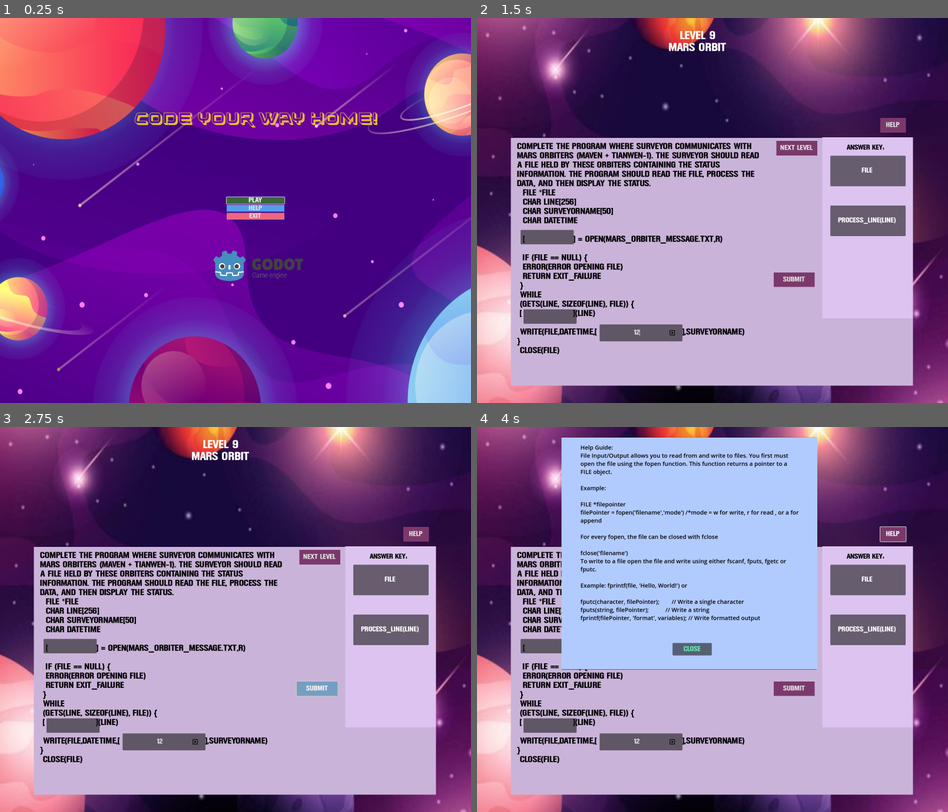
Above: before the commit, frames 1-4 (two rows, left to right).
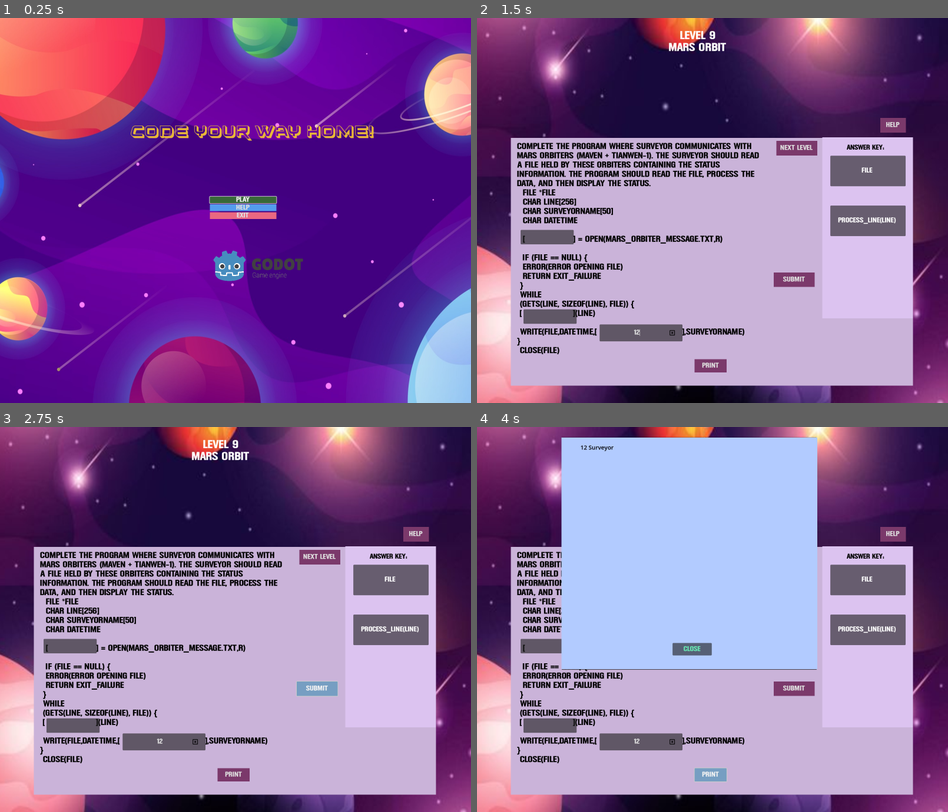
Above: after the commit, the same moments.

Repository: amenaly/SeniorProjectGame
Game: Godot game, scene res://menu.tscn
Same seed, same stepped clock (60 frames per second), same inputs: the game is played once before the commit and once after it.
Inputs (mouse positions are in pixels of both pictures, inside the frame that each line leads up to):
- Up to frame 1 (0.25 s): no input
- Up to frame 2 (1.5 s): click "Play" at 0.5 s; click (641, 333) at 1.27 s; type "12" at 1.35 s
- Up to frame 3 (2.75 s): click "Submit" at 2 s
- Up to frame 4 (4 s): click "Help" at 2.75 s; click (712, 773) at 3.5 s, where only the run after the commit has a clickable "Print"

The runs differ from the first frame. In frame 1, 2.4% of the frame differs, in the area x 27-81%, y 24-53%; in frame 2, 0.2%; in frame 3, 0.2%; in frame 4, 2.9%, in the area x 18-92%, y 4-93%.

Commit message:
Updates to Files
Need to still work on json files format

Diff:
--- a/EndCertificate.tscn
+++ b/EndCertificate.tscn
@@ -1,10 +1,11 @@
-[gd_scene load_steps=12 format=3 uid="uid://b0qmc0tqpyth2"]
+[gd_scene load_steps=13 format=3 uid="uid://b0qmc0tqpyth2"]
 
 [ext_resource type="Script" path="res://EndCertificate.gd" id="1_nxhmc"]
 [ext_resource type="Texture2D" uid="uid://8xw2usp5jq6p" path="res://Images/gradient-galaxy-background-free-vector.jpg" id="2_lyj5i"]
 [ext_resource type="Texture2D" uid="uid://dh7b7ql5650hw" path="res://Images/logo_large_color_light.png" id="3_w32s0"]
 [ext_resource type="FontFile" uid="uid://dkppgt0hpuagh" path="res://fonts/Robot Go.ttf" id="3_wknm3"]
 [ext_resource type="FontFile" uid="uid://dh03pk2mxd65v" path="res://fonts/BruceForeverRegular-X3jd2.ttf" id="4_iaukb"]
+[ext_resource type="FontFile" uid="uid://b7n2neqcfe60n" path="res://fonts/FutureTech.ttf" id="6_ie8ju"]
 
 [sub_resource type="StyleBoxFlat" id="StyleBoxFlat_6cvlu"]
 bg_color = Color(0.483528, 0.222421, 0.420953, 1)
@@ -36,14 +37,15 @@
 metadata/_edit_use_anchors_ = true
 
 [node name="RichTextLabel" type="RichTextLabel" parent="."]
-offset_left = 102.0
-offset_top = 442.0
-offset_right = 1592.0
-offset_bottom = 698.0
-theme_override_colors/default_color = Color(0.929412, 0.87451, 0.364706, 1)
-theme_override_fonts/normal_font = ExtResource("4_iaukb")
-theme_override_font_sizes/normal_font_size = 82
-text = "Thank you for Playing!"
+offset_left = 98.0
+offset_top = 452.0
+offset_right = 1486.0
+offset_bottom = 708.0
+theme_override_colors/default_color = Color(0.954634, 0.676718, 0.656374, 1)
+theme_override_fonts/normal_font = ExtResource("4_iaukb")
+theme_override_font_sizes/normal_font_size = 60
+text = "Congratulations on restoring
+   communication to Earth"
 
 [node name="NameLabel" type="RichTextLabel" parent="."]
 offset_left = 525.0
@@ -188,7 +190,26 @@
 theme_override_styles/hover = SubResource("StyleBoxFlat_ieko8")
 text = "Main Menu"
 
+[node name="TitleLabel" type="Label" parent="."]
+anchors_preset = 8
+anchor_left = 0.5
+anchor_top = 0.5
+anchor_right = 0.5
+anchor_bottom = 0.5
+offset_left = 346.0
+offset_top = 206.0
+offset_right = 1184.0
+offset_bottom = 266.0
+grow_horizontal = 2
+grow_vertical = 2
+theme_override_colors/font_color = Color(0.914733, 0.723172, 0.210425, 1)
+theme_override_colors/font_shadow_color = Color(0.941176, 0.752941, 0.247059, 1)
+theme_override_fonts/font = ExtResource("6_ie8ju")
+theme_override_font_sizes/font_size = 60
+text = "Code Your Way Home!"
+horizontal_alignment = 1
+
 [connection signal="pressed" from="NextLevel" to="." method="_on_next_level_pressed"]
+[connection signal="pressed" from="HelpButton" to="." method="_on_help_button_pressed"]
 [connection signal="pressed" from="HelpButton" to="." method="_on_button_2_pressed"]
-[connection signal="pressed" from="HelpButton" to="." method="_on_help_button_pressed"]
 [connection signal="pressed" from="Button" to="." method="_on_button_pressed"]
--- a/JsonFiles/Level7.json
+++ b/JsonFiles/Level7.json
@@ -8,15 +8,14 @@
 
 	  PRINT(Enter the names of 5 objects:)
 
-	  FOR (i = 0; i < 5; i++) {
-		PRINT(Enter name of objects [i+1]: )
-		GET([        ], objects[i])
+	  FOR i = 0 to 4 by 1
+	   PRINT(Enter name of objects [i+1]: )
+	   GET        , objects[i]
 
-	  }
+
 	  PRINT(Names of object entered)
-	  FOR (i = 0; i < 5; i++) {
-		PRINT([      ])
-	  }
+	  FOR i = 0 to 4 by 1
+	   PRINT
 	  ",
 	  "answers": ["objects[i]", "-"]
 	}
--- a/Level11.gd
+++ b/Level11.gd
@@ -8,6 +8,7 @@
 var answer_labels = []
 
 var errorlabel : Label
+var errorlabel2 : Label
 var sentence_label : Label
 var drop_boxes = []
 
@@ -31,6 +32,7 @@
 #Initialize reference
 	sentence_label = $SentenceLabel
 	errorlabel = $ErrorNext
+	errorlabel2 = $errorlabel2
 	#read to JSON file
 	load_level_data("res://JsonFiles/Level11.json")
 	load_question(0) #Call function
@@ -140,11 +142,11 @@
 func display_error(message: String):
 	errorlabel.text = message
 
-
+func display_PrintError(message: String):
+	errorlabel2.text = message
 
 func _on_submit_button_pressed():
 	check_answers()
-
 
 func _on_next_level_pressed():
 	if current_question_index >= questions.size():
@@ -152,6 +154,15 @@
 	else:
 		display_error("Complete all questions before moving to the next level.")
 
-
 func _on_help_button_pressed():
 	help_guide()
+
+func _on_print_button_pressed():
+	var text_to_show = $WriteInput/Panel/Input.text
+	if text_to_show == "":
+		display_PrintError("Input cannot be empty!")
+	else:
+		display_PrintError("")
+		var new_pop_up = preload("res://PopUp.tscn").instantiate()
+		new_pop_up.text_to_show = text_to_show + " Surveyor"
+		add_child(new_pop_up)
--- a/Level11.tscn
+++ b/Level11.tscn
@@ -23,6 +23,12 @@
 
 [sub_resource type="StyleBoxFlat" id="StyleBoxFlat_chmhn"]
 bg_color = Color(0.629165, 0.726153, 0.831994, 1)
+
+[sub_resource type="StyleBoxFlat" id="StyleBoxFlat_s8dc7"]
+bg_color = Color(0.482353, 0.223529, 0.419608, 1)
+
+[sub_resource type="StyleBoxFlat" id="StyleBoxFlat_3ldlq"]
+bg_color = Color(0.462745, 0.619608, 0.760784, 1)
 
 [node name="Level11" type="Node2D"]
 script = ExtResource("1_4xbae")
@@ -161,8 +167,29 @@
 offset_right = 706.0
 offset_bottom = 1113.0
 
+[node name="errorlabel2" type="Label" parent="."]
+offset_left = 875.0
+offset_top = 1166.0
+offset_right = 1040.0
+offset_bottom = 1252.0
+theme_override_colors/font_color = Color(0, 0, 0, 1)
+theme_override_fonts/font = ExtResource("3_rfctg")
+autowrap_mode = 3
+
+[node name="PrintButton" type="Button" parent="."]
+offset_left = 749.0
+offset_top = 1177.0
+offset_right = 859.0
+offset_bottom = 1223.0
+theme_override_fonts/font = ExtResource("3_rfctg")
+theme_override_font_sizes/font_size = 20
+theme_override_styles/normal = SubResource("StyleBoxFlat_s8dc7")
+theme_override_styles/hover = SubResource("StyleBoxFlat_3ldlq")
+text = "Print"
+
 [connection signal="pressed" from="SubmitButton" to="." method="_on_button_pressed"]
 [connection signal="pressed" from="SubmitButton" to="." method="_on_submit_button_pressed"]
 [connection signal="pressed" from="NextLevel" to="." method="_on_next_level_pressed"]
+[connection signal="pressed" from="HelpButton" to="." method="_on_help_button_pressed"]
 [connection signal="pressed" from="HelpButton" to="." method="_on_button_2_pressed"]
-[connection signal="pressed" from="HelpButton" to="." method="_on_help_button_pressed"]
+[connection signal="pressed" from="PrintButton" to="." method="_on_print_button_pressed"]
--- a/Level1_2.gd
+++ b/Level1_2.gd
@@ -8,6 +8,7 @@
 var answer_labels = []
 
 var errorlabel : Label
+var errorlabel2 : Label
 var sentence_label : Label
 var drop_boxes = []
 
@@ -23,6 +24,7 @@
 #Initialize reference
 	sentence_label = $sentencelabel
 	errorlabel = $errorlabel
+	errorlabel2 = $errorlabel2
 
 	#read to JSON file
 	load_level_data("res://Lvl1_2Questions.json")
@@ -100,11 +102,6 @@
 	add_child(answer_block)
 	print("Answer block created with answer:", answers[index])  # Debugging
 
-#func display_image():
-	#var new_pop_up = preload("res://PopUp.tscn").instantiate()
-	##new_pop_up.text_to_show = text_to_show
-	#new_pop_up.TextureRect = load("res://Images/GreenBackground.png")
-	#add_child(new_pop_up)
 
 #clear text drop box
 func clear_drop_boxes():
@@ -146,9 +143,37 @@
 func display_error(message: String):
 	errorlabel.text = message
 
+func display_PrintError(message: String):
+	errorlabel2.text = message
+
 func _on_submitbutton_pressed():
 	check_answers() # Call Check Function
 
-
 func _on_help_button_pressed():
 	help_guide()
+
+func _on_print_button_pressed():
+	if text_to_show == "":
+		display_PrintError("Input cannot be empty!")
+	else:
+		display_PrintError("")
+		var text_to_show : String = "
+			 _  _
+			/  //  //
+		   /        //
+		  /          /
+		  /          /
+		  /    __    /
+		  /   |__|   /
+		   /        /
+			/__//__/
+			  ||||
+			  ||||
+			  ||||
+			 /||||//
+			/ |||| /
+		   /  ||||  /
+		  /   ||||   /"
+		var new_pop_up = preload("res://PopUp.tscn").instantiate()
+		new_pop_up.text_to_show = text_to_show
+		add_child(new_pop_up)
--- a/Level1_2.tscn
+++ b/Level1_2.tscn
@@ -1,8 +1,9 @@
-[gd_scene load_steps=11 format=3 uid="uid://dh3djdbe1os5g"]
+[gd_scene load_steps=14 format=3 uid="uid://dh3djdbe1os5g"]
 
 [ext_resource type="Script" path="res://Level1_2.gd" id="1_pit4b"]
 [ext_resource type="Texture2D" uid="uid://bw18i0qlsih4f" path="res://Images/darkgalaxy.jpg" id="2_q4xli"]
 [ext_resource type="FontFile" uid="uid://dkppgt0hpuagh" path="res://fonts/Robot Go.ttf" id="2_sdl33"]
+[ext_resource type="Texture2D" uid="uid://b6ho0naut2het" path="res://Images/charon1.png" id="5_ft43v"]
 [ext_resource type="PackedScene" uid="uid://dyjpk0iwb3kpd" path="res://large_texture.tscn" id="5_hb1y2"]
 
 [sub_resource type="StyleBoxFlat" id="StyleBoxFlat_3tr0j"]
@@ -22,6 +23,12 @@
 
 [sub_resource type="StyleBoxFlat" id="StyleBoxFlat_ng2hm"]
 bg_color = Color(0.662745, 0.513726, 0.878431, 1)
+
+[sub_resource type="StyleBoxFlat" id="StyleBoxFlat_xem0j"]
+bg_color = Color(0.249467, 0.228224, 0.573496, 1)
+
+[sub_resource type="StyleBoxFlat" id="StyleBoxFlat_0qo5k"]
+bg_color = Color(0.618468, 0.588719, 0.919688, 1)
 
 [node name="Node2D" type="Node2D"]
 script = ExtResource("1_pit4b")
@@ -140,6 +147,36 @@
 text = "Help"
 metadata/_edit_use_anchors_ = true
 
+[node name="TextureRect2" type="TextureRect" parent="."]
+offset_left = 137.0
+offset_top = 95.0
+offset_right = 416.0
+offset_bottom = 380.0
+texture = ExtResource("5_ft43v")
+
+[node name="errorlabel2" type="Label" parent="."]
+offset_left = 700.0
+offset_top = 1097.0
+offset_right = 865.0
+offset_bottom = 1183.0
+theme_override_colors/font_color = Color(0.195503, 0.107108, 0.305513, 1)
+theme_override_fonts/font = ExtResource("2_sdl33")
+autowrap_mode = 3
+metadata/_edit_use_anchors_ = true
+
+[node name="PrintButton" type="Button" parent="."]
+offset_left = 574.0
+offset_top = 1108.0
+offset_right = 684.0
+offset_bottom = 1154.0
+theme_override_fonts/font = ExtResource("2_sdl33")
+theme_override_font_sizes/font_size = 20
+theme_override_styles/normal = SubResource("StyleBoxFlat_xem0j")
+theme_override_styles/hover = SubResource("StyleBoxFlat_0qo5k")
+text = "Print"
+metadata/_edit_use_anchors_ = true
+
 [connection signal="pressed" from="submitbutton" to="." method="_on_submitbutton_pressed"]
 [connection signal="pressed" from="nextquestion" to="." method="_on_nextquestion_pressed"]
 [connection signal="pressed" from="HelpButton" to="." method="_on_help_button_pressed"]
+[connection signal="pressed" from="PrintButton" to="." method="_on_print_button_pressed"]
--- a/Level2.gd
+++ b/Level2.gd
@@ -163,8 +163,8 @@
 	else:
 		display_PrintError("")
 		var text_to_show : String = "Satellite: Surveyor
-									Years in Space: 15 years
-									Distance from Earth: 3.17 billion mi"
+Years in Space: 15 years
+Distance from Earth: 3.17 billion mi"
 		var new_pop_up = preload("res://PopUp.tscn").instantiate()
 		new_pop_up.text_to_show = text_to_show
 		add_child(new_pop_up)
--- a/Level2.tscn
+++ b/Level2.tscn
@@ -1,9 +1,10 @@
-[gd_scene load_steps=13 format=3 uid="uid://dx0iq2jaeu1gp"]
+[gd_scene load_steps=14 format=3 uid="uid://dx0iq2jaeu1gp"]
 
 [ext_resource type="Script" path="res://Level2.gd" id="1_swatg"]
 [ext_resource type="Texture2D" uid="uid://bvfswxxeljugx" path="res://Images/gradient-galaxy-background_23-2148983655.jpg" id="2_0dvnr"]
 [ext_resource type="FontFile" uid="uid://dkppgt0hpuagh" path="res://fonts/Robot Go.ttf" id="3_ehwrx"]
 [ext_resource type="PackedScene" uid="uid://deyvy83bi0rnp" path="res://texture_rect.tscn" id="4_2g16j"]
+[ext_resource type="Texture2D" uid="uid://cvaickdcfw1eo" path="res://Images/Neptune1.png" id="5_85uw7"]
 
 [sub_resource type="StyleBoxFlat" id="StyleBoxFlat_puj8m"]
 bg_color = Color(0.235294, 0.231373, 0.521569, 1)
@@ -200,6 +201,13 @@
 autowrap_mode = 3
 metadata/_edit_use_anchors_ = true
 
+[node name="TextureRect" type="TextureRect" parent="."]
+offset_left = 126.0
+offset_top = 128.0
+offset_right = 405.0
+offset_bottom = 413.0
+texture = ExtResource("5_85uw7")
+
 [connection signal="pressed" from="SubmitButton" to="." method="_on_button_pressed"]
 [connection signal="pressed" from="NextLevel" to="." method="_on_next_level_pressed"]
 [connection signal="pressed" from="HelpButton" to="." method="_on_help_button_pressed"]
--- a/Level2b.gd
+++ b/Level2b.gd
@@ -168,7 +168,7 @@
 	else:
 		display_PrintError("")
 		var text_to_show : String = "Distance between Surveyor and Earth: 1.5 billion mi
-									Time for Signal Reach Earth: 2.24 hours"
+Time for Signal Reach Earth: 2.24 hours"
 		var new_pop_up = preload("res://PopUp.tscn").instantiate()
 		new_pop_up.text_to_show = text_to_show
 		add_child(new_pop_up)
--- a/Level2b.tscn
+++ b/Level2b.tscn
@@ -1,9 +1,10 @@
-[gd_scene load_steps=13 format=3 uid="uid://ddqhmxatxvfdx"]
+[gd_scene load_steps=14 format=3 uid="uid://ddqhmxatxvfdx"]
 
 [ext_resource type="Script" path="res://Level2b.gd" id="1_8wrv6"]
 [ext_resource type="Texture2D" uid="uid://bvfswxxeljugx" path="res://Images/gradient-galaxy-background_23-2148983655.jpg" id="2_mnre1"]
 [ext_resource type="FontFile" uid="uid://dkppgt0hpuagh" path="res://fonts/Robot Go.ttf" id="3_oe6hy"]
 [ext_resource type="PackedScene" uid="uid://deyvy83bi0rnp" path="res://texture_rect.tscn" id="4_l1xpa"]
+[ext_resource type="Texture2D" uid="uid://cvaickdcfw1eo" path="res://Images/Neptune1.png" id="5_f2s42"]
 
 [sub_resource type="StyleBoxFlat" id="StyleBoxFlat_ggf0h"]
 bg_color = Color(0.235294, 0.231373, 0.521569, 1)
@@ -101,16 +102,16 @@
 offset_bottom = 763.0
 
 [node name="Text2" parent="." instance=ExtResource("4_l1xpa")]
-offset_left = 509.0
-offset_top = 963.0
-offset_right = 707.0
-offset_bottom = 1007.0
+offset_left = 503.0
+offset_top = 970.0
+offset_right = 701.0
+offset_bottom = 1014.0
 
 [node name="Text3" parent="." instance=ExtResource("4_l1xpa")]
 offset_left = 674.0
-offset_top = 1018.0
+offset_top = 1051.0
 offset_right = 951.0
-offset_bottom = 1069.0
+offset_bottom = 1102.0
 
 [node name="Text4" parent="." instance=ExtResource("4_l1xpa")]
 offset_left = 220.0
@@ -180,8 +181,15 @@
 theme_override_fonts/font = ExtResource("3_oe6hy")
 autowrap_mode = 3
 
+[node name="TextureRect" type="TextureRect" parent="."]
+offset_left = 126.0
+offset_top = 128.0
+offset_right = 405.0
+offset_bottom = 413.0
+texture = ExtResource("5_f2s42")
+
+[connection signal="pressed" from="SubmitButton" to="." method="_on_button_pressed"]
 [connection signal="pressed" from="SubmitButton" to="." method="_on_submit_button_pressed"]
-[connection signal="pressed" from="SubmitButton" to="." method="_on_button_pressed"]
 [connection signal="pressed" from="NextLevel" to="." method="_on_next_level_pressed"]
 [connection signal="pressed" from="HelpButton" to="." method="_on_help_button_pressed"]
 [connection signal="pressed" from="HelpButton" to="." method="_on_button_2_pressed"]
--- a/Level3.tscn
+++ b/Level3.tscn
@@ -1,10 +1,11 @@
-[gd_scene load_steps=14 format=3 uid="uid://b8khev4nm7yr7"]
+[gd_scene load_steps=15 format=3 uid="uid://b8khev4nm7yr7"]
 
 [ext_resource type="Script" path="res://Level3.gd" id="1_7j2kk"]
 [ext_resource type="Texture2D" uid="uid://clrs13uj6be1n" path="res://Images/obernotest.jpg" id="2_nb3gj"]
 [ext_resource type="FontFile" uid="uid://dkppgt0hpuagh" path="res://fonts/Robot Go.ttf" id="3_s832m"]
 [ext_resource type="PackedScene" uid="uid://ehpjye6vivoo" path="res://input_box.tscn" id="4_5xq2i"]
 [ext_resource type="PackedScene" uid="uid://deyvy83bi0rnp" path="res://texture_rect.tscn" id="4_110nl"]
+[ext_resource type="Texture2D" uid="uid://bb38s1lo7shr1" path="res://Images/oberon1.png" id="6_ys5xv"]
 
 [sub_resource type="StyleBoxFlat" id="StyleBoxFlat_eotqq"]
 bg_color = Color(0.180392, 0.329412, 0.239216, 1)
@@ -198,6 +199,13 @@
 offset_right = 544.0
 offset_bottom = 1062.0
 
+[node name="TextureRect" type="TextureRect" parent="."]
+offset_left = 126.0
+offset_top = 101.0
+offset_right = 423.0
+offset_bottom = 413.0
+texture = ExtResource("6_ys5xv")
+
 [connection signal="pressed" from="SubmitButton" to="." method="_on_submit_button_pressed"]
 [connection signal="pressed" from="NextLevel2" to="." method="_on_next_level_2_pressed"]
 [connection signal="pressed" from="PrintButton" to="." method="_on_print_button_pressed"]
--- a/Level7.gd
+++ b/Level7.gd
@@ -145,7 +145,7 @@
 
 func _on_next_level_pressed():
 	if current_question_index >= questions.size():
-		get_tree().change_scene_to_file("res://Level10.tscn")
+		get_tree().change_scene_to_file("res://PointerLevel.tscn")
 	else:
 		display_error("Complete all questions before moving to the next level.")
 
--- a/Level7.tscn
+++ b/Level7.tscn
@@ -102,17 +102,17 @@
 metadata/_edit_use_anchors_ = true
 
 [node name="Text1" parent="." instance=ExtResource("4_3wqfa")]
-offset_left = 235.0
-offset_top = 1034.0
-offset_right = 413.0
-offset_bottom = 1082.0
+offset_left = 244.0
+offset_top = 1068.0
+offset_right = 422.0
+offset_bottom = 1116.0
 metadata/_edit_use_anchors_ = true
 
 [node name="ObjectsInput" parent="." instance=ExtResource("5_uo0mr")]
-offset_left = 199.0
-offset_top = 841.0
-offset_right = 481.0
-offset_bottom = 887.0
+offset_left = 233.0
+offset_top = 865.0
+offset_right = 515.0
+offset_bottom = 911.0
 
 [node name="SubmitButton" type="Button" parent="."]
 offset_left = 1021.0
--- a/Menu.gd
+++ b/Menu.gd
@@ -10,6 +10,5 @@
 func _on_option_pressed():
 	pass # Replace with function body.
 
-
 func _on_exit_pressed():
 	get_tree().quit()
--- /dev/null
+++ b/PointerLevel.gd
@@ -0,0 +1,15 @@
+extends Node2D
+
+
+# Called when the node enters the scene tree for the first time.
+func _ready():
+	pass # Replace with function body.
+
+
+# Called every frame. 'delta' is the elapsed time since the previous frame.
+func _process(delta):
+	pass
+
+
+func _on_button_pressed():
+	get_tree().change_scene_to_file("res://Level10.tscn")
--- /dev/null
+++ b/PointerLevel.tscn
@@ -0,0 +1,73 @@
+[gd_scene load_steps=7 format=3 uid="uid://dbn5ql0m7l7jg"]
+
+[ext_resource type="Script" path="res://PointerLevel.gd" id="1_fgvvl"]
+[ext_resource type="Texture2D" uid="uid://1s3h5ou5d2ya" path="res://Images/marsidea.png" id="1_wdbyj"]
+[ext_resource type="FontFile" uid="uid://dkppgt0hpuagh" path="res://fonts/Robot Go.ttf" id="3_cv85n"]
+[ext_resource type="FontFile" uid="uid://chcvdgavpvgw3" path="res://fonts/sofachrome rg.otf" id="4_ky0ol"]
+
+[sub_resource type="StyleBoxFlat" id="StyleBoxFlat_ttn8g"]
+bg_color = Color(0.839242, 0.501847, 0.326166, 1)
+
+[sub_resource type="StyleBoxFlat" id="StyleBoxFlat_w30i8"]
+bg_color = Color(0.955991, 0.794563, 0.709773, 1)
+
+[node name="PointerImage" type="Node2D"]
+script = ExtResource("1_fgvvl")
+
+[node name="TextureRect" type="TextureRect" parent="."]
+offset_right = 1664.0
+offset_bottom = 1370.0
+texture = ExtResource("1_wdbyj")
+
+[node name="Button" type="Button" parent="."]
+offset_left = 1382.0
+offset_top = 1246.0
+offset_right = 1562.0
+offset_bottom = 1312.0
+theme_override_fonts/font = ExtResource("3_cv85n")
+theme_override_font_sizes/font_size = 40
+theme_override_styles/normal = SubResource("StyleBoxFlat_ttn8g")
+theme_override_styles/hover = SubResource("StyleBoxFlat_w30i8")
+text = "Next"
+
+[node name="Label" type="Label" parent="."]
+offset_left = 64.0
+offset_top = 1206.0
+offset_right = 424.0
+offset_bottom = 1271.0
+theme_override_colors/font_color = Color(0.346923, 0.139345, 0.0617326, 1)
+theme_override_fonts/font = ExtResource("4_ky0ol")
+theme_override_font_sizes/font_size = 50
+text = "Jupiter"
+
+[node name="Label2" type="Label" parent="."]
+offset_left = 1044.0
+offset_top = 646.0
+offset_right = 1280.0
+offset_bottom = 699.0
+theme_override_colors/font_color = Color(0.208358, 0.110647, 0.00342098, 1)
+theme_override_fonts/font = ExtResource("4_ky0ol")
+theme_override_font_sizes/font_size = 30
+text = "Saturn"
+
+[node name="Label3" type="Label" parent="."]
+offset_left = 826.0
+offset_top = 428.0
+offset_right = 1072.0
+offset_bottom = 481.0
+theme_override_colors/font_color = Color(0.61158, 0.945338, 0.807413, 1)
+theme_override_fonts/font = ExtResource("4_ky0ol")
+theme_override_font_sizes/font_size = 30
+text = "Uranus"
+
+[node name="Label4" type="Label" parent="."]
+offset_left = 1162.0
+offset_top = 220.0
+offset_right = 1408.0
+offset_bottom = 273.0
+theme_override_colors/font_color = Color(0.550099, 0.945482, 0.909562, 1)
+theme_override_fonts/font = ExtResource("4_ky0ol")
+theme_override_font_sizes/font_size = 30
+text = "Neptune"
+
+[connection signal="pressed" from="Button" to="." method="_on_button_pressed"]
--- a/level1.tscn
+++ b/level1.tscn
@@ -1,9 +1,10 @@
-[gd_scene load_steps=11 format=3 uid="uid://b0dmgh0r34arg"]
+[gd_scene load_steps=12 format=3 uid="uid://b0dmgh0r34arg"]
 
 [ext_resource type="Script" path="res://level1.gd" id="1_fcjna"]
 [ext_resource type="FontFile" uid="uid://dkppgt0hpuagh" path="res://fonts/Robot Go.ttf" id="2_ej3b7"]
 [ext_resource type="Texture2D" uid="uid://bw18i0qlsih4f" path="res://Images/darkgalaxy.jpg" id="2_kj60f"]
 [ext_resource type="PackedScene" uid="uid://deyvy83bi0rnp" path="res://texture_rect.tscn" id="4_g2mfi"]
+[ext_resource type="Texture2D" uid="uid://b6ho0naut2het" path="res://Images/charon1.png" id="5_qpsjc"]
 
 [sub_resource type="StyleBoxFlat" id="StyleBoxFlat_ummwk"]
 bg_color = Color(0.47451, 0.466667, 0.756863, 1)
@@ -152,6 +153,13 @@
 text = "Help"
 metadata/_edit_use_anchors_ = true
 
+[node name="TextureRect2" type="TextureRect" parent="."]
+offset_left = 131.0
+offset_top = 100.0
+offset_right = 410.0
+offset_bottom = 385.0
+texture = ExtResource("5_qpsjc")
+
 [connection signal="pressed" from="SubmitButton" to="." method="_on_submit_button_pressed"]
 [connection signal="pressed" from="NextLevel2" to="." method="_on_next_level_2_pressed"]
 [connection signal="pressed" from="HelpButton" to="." method="_on_help_button_pressed"]
--- a/menu.tscn
+++ b/menu.tscn
@@ -48,14 +48,17 @@
 
 [node name="TitleLabel" type="Label" parent="."]
 layout_mode = 1
-anchors_preset = 5
+anchors_preset = 8
 anchor_left = 0.5
+anchor_top = 0.5
 anchor_right = 0.5
-offset_left = -418.0
-offset_top = 323.0
-offset_right = 420.0
-offset_bottom = 383.0
+anchor_bottom = 0.5
+offset_left = -430.5
+offset_top = -299.877
+offset_right = 407.5
+offset_bottom = -239.877
 grow_horizontal = 2
+grow_vertical = 2
 theme_override_colors/font_color = Color(0.914733, 0.723172, 0.210425, 1)
 theme_override_colors/font_shadow_color = Color(0.941176, 0.752941, 0.247059, 1)
 theme_override_fonts/font = ExtResource("3_a8u4f")
@@ -65,15 +68,15 @@
 
 [node name="VBoxContainer" type="VBoxContainer" parent="."]
 layout_mode = 1
-anchors_preset = 8
-anchor_left = 0.5
-anchor_top = 0.5
-anchor_right = 0.5
-anchor_bottom = 0.5
-offset_left = -100.5
-offset_top = -49.877
-offset_right = 98.5
-offset_bottom = 29.123
+anchors_preset = -1
+anchor_left = 0.476
+anchor_top = 0.491
+anchor_right = 0.476
+anchor_bottom = 0.491
+offset_left = -116.236
+offset_top = -39.8553
+offset_right = 112.764
+offset_bottom = 41.1447
 grow_horizontal = 2
 grow_vertical = 2
 
Binary file added: Images/Neptune.png
Not shown, added: Images/Neptune.png.import
Binary file added: Images/Neptune1.png
Not shown, added: Images/Neptune1.png.import
Binary file added: Images/charon.png
Not shown, added: Images/charon.png.import
Binary file added: Images/charon1.png
Not shown, added: Images/charon1.png.import
Binary file added: Images/marsidea.png
Not shown, added: Images/marsidea.png.import
Binary file added: Images/oberon.png
Not shown, added: Images/oberon.png.import
(and 4 more such lines)
